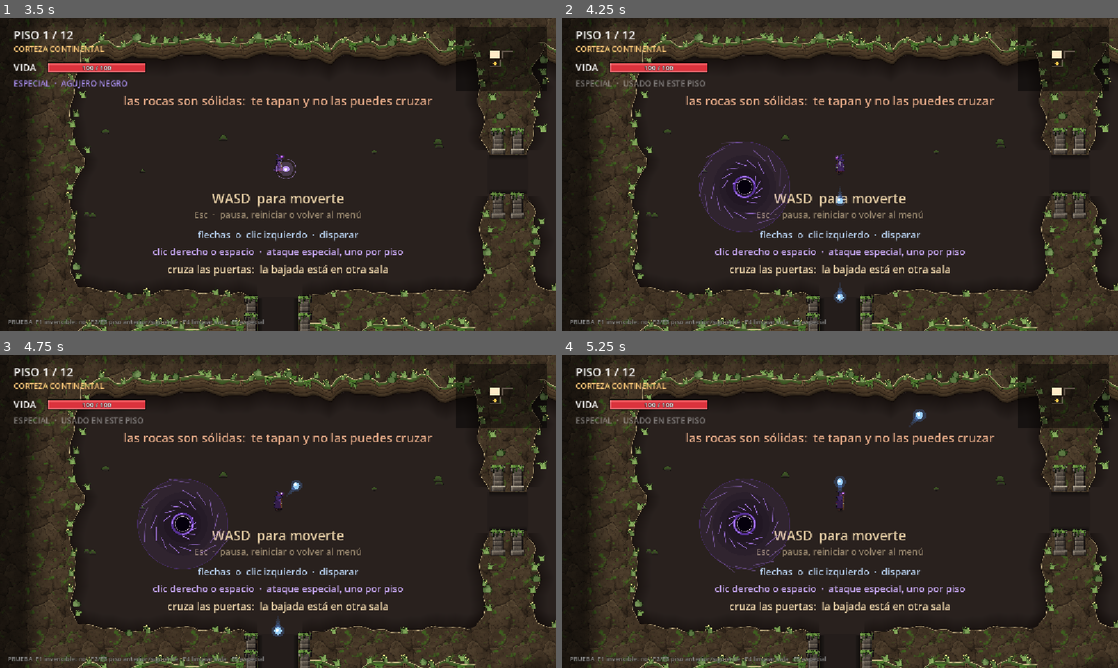
Above: before the commit, frames 1-4 (two rows, left to right).
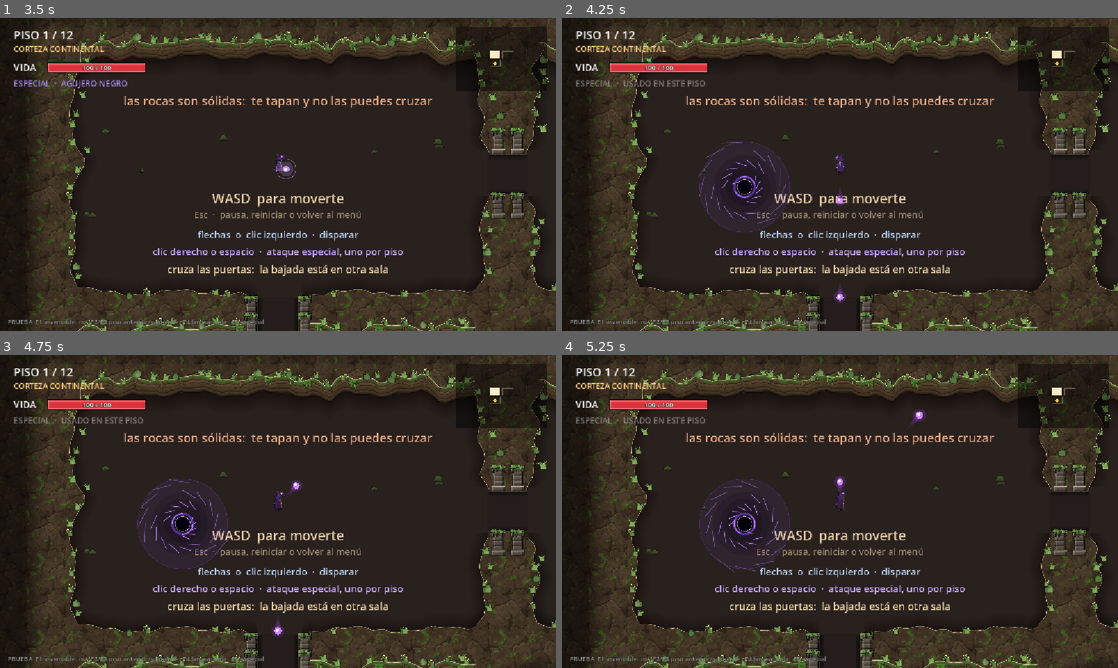
Above: after the commit, the same moments.

Repository: MatiasRodrigo0502/Vacio
Game: Godot game, scene res://scenes/MenuPrincipal.tscn
The game is run twice, just before and just after one commit, with the same random seed, the same clock (stepped at 60 frames per second) and the same inputs.
Inputs (mouse positions are in pixels of both pictures, inside the frame that each line leads up to):
- Up to frame 1 (3.5 s): click "Jugar" at 0.5 s; click "Jugar" at 1.25 s; click "Jugar con mago oscuro" at 2 s; tap Enter at 2.75 s; move the mouse to (400, 158) at 2.77 s; hold Right (disparar_derecha) from 2.78 s (still down); hold Right mouse button (cargar_ataque) from 2.78 s (still down)
- Up to frame 2 (4.25 s): move the mouse to (728, 190) at 3.52 s; release Right (disparar_derecha) at 3.53 s; release Right mouse button (cargar_ataque) at 3.53 s; hold Down (disparar_abajo) from 3.53 s (still down); tap Space (cargar_ataque_teclado) at 3.6 s
- Up to frame 3 (4.75 s): move the mouse to (333, 442) at 4.27 s; release Down (disparar_abajo) at 4.28 s; press the mouse at (333, 442) at 4.28 s; hold Right (disparar_derecha) from 4.28 s (still down)
- Up to frame 4 (5.25 s): move the mouse to (812, 574) at 5.02 s; release Right (disparar_derecha) at 5.03 s; release the mouse at (812, 574) at 5.03 s; hold Up (disparar_arriba) from 5.03 s (still down); tap Enter at 5.1 s

Frame 1 is identical in both runs. In frame 2, less than 0.1% of the frame differs, in the area x 49-51%, y 56-91%; in frame 3, less than 0.1%, in the area x 49-54%, y 40-90%; in frame 4, less than 0.1%.

Commit message:
El disparo normal del mago oscuro pasa de azul a lila
Centro y resplandor sacados de la llama de su baston en el atlas
(215,140,255 y 160,60,235). El cargado se queda morado: mas azulado y
grande, se sigue distinguiendo, y de el sale tambien el agujero negro.

Co-Authored-By: Claude Opus 5.5 <noreply@anthropic.com>

Diff:
--- a/resources/personajes/1_mago_oscuro.tres
+++ b/resources/personajes/1_mago_oscuro.tres
@@ -12,8 +12,8 @@
 animaciones = ExtResource("2_animaciones")
 retrato = ExtResource("3_retrato")
 color = Color(0.639216, 0.541176, 0.898039, 1)
-color_disparo = Color(0.62, 0.84, 1, 1)
-halo_disparo = Color(0.35, 0.6, 1, 1)
+color_disparo = Color(0.84, 0.55, 1, 1)
+halo_disparo = Color(0.63, 0.24, 0.92, 1)
 color_cargado = Color(0.72, 0.52, 1, 1)
 halo_cargado = Color(0.52, 0.28, 0.95, 1)
 vida_maxima_extra = 0
Not shown, changed: CLAUDE.md
Not shown, changed: docs/todo-lo-hecho.md
Not shown, changed: resources/personajes/README.md
